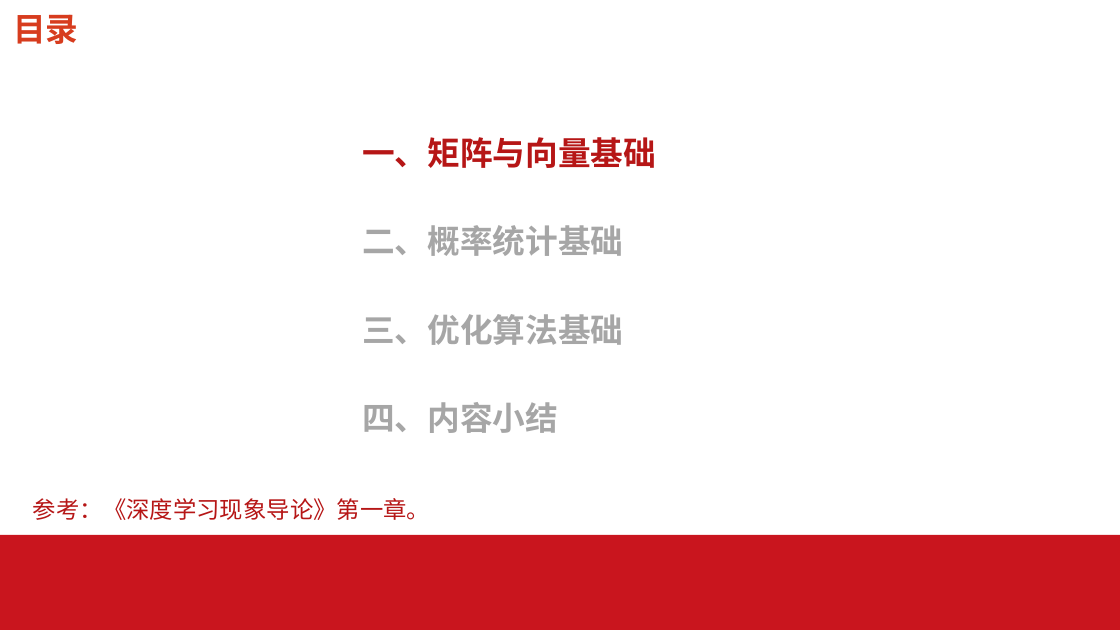
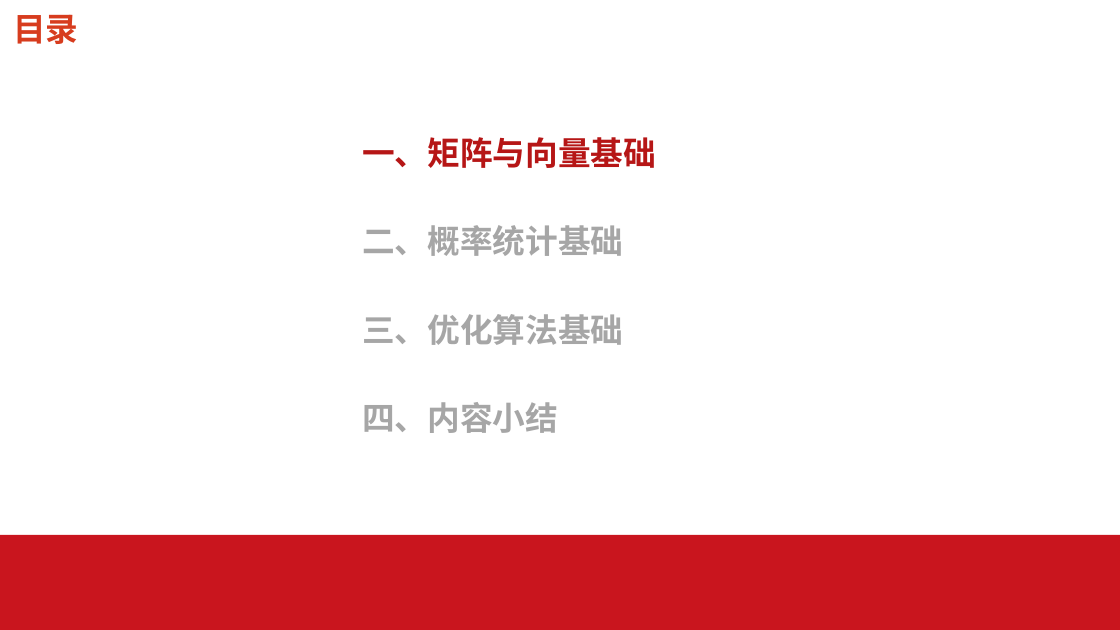
Before and after one commit to AI-Basic-Education/SJTU-Undergraduate-AI-basis, a slide deck: slide 3 of PPT/第3-4节-AI数学基础.pptx. Drawn at 1120x630 pixels with LibreOffice and Linux fonts; fonts in the diff are those of the drawing; background and template pictures are left out. Boxes give left, top, right and bottom in pixels: in the first picture for what was removed or moved away, otherwise in the second. Text is boxed around its words. In the diff, an @@ line names an element or a change of style, - is before the commit and + after.

```diff
--- a/PPT/第3-4节-AI数学基础.pptx
+++ b/PPT/第3-4节-AI数学基础.pptx
@@ text removed at (33, 498, 430, 520) @@
-参考：《深度学习现象导论》第一章。
```
Also in this commit, not shown: 7 other slides changed, 17 slides added, 16 other files.
